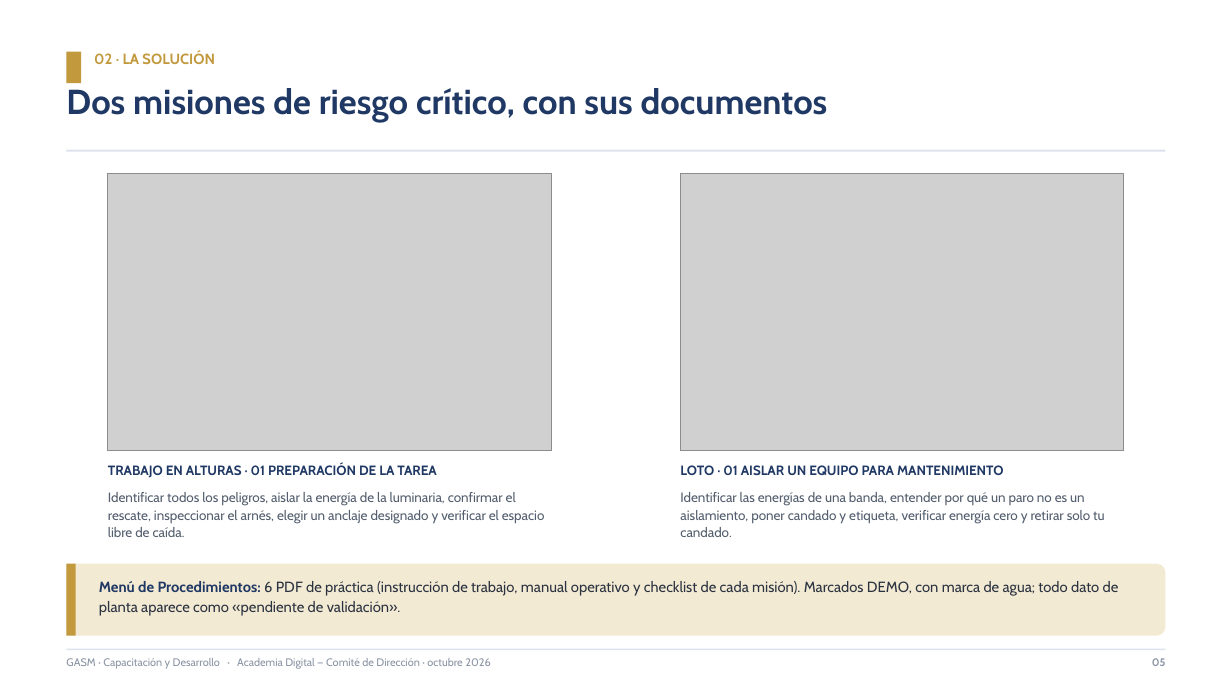
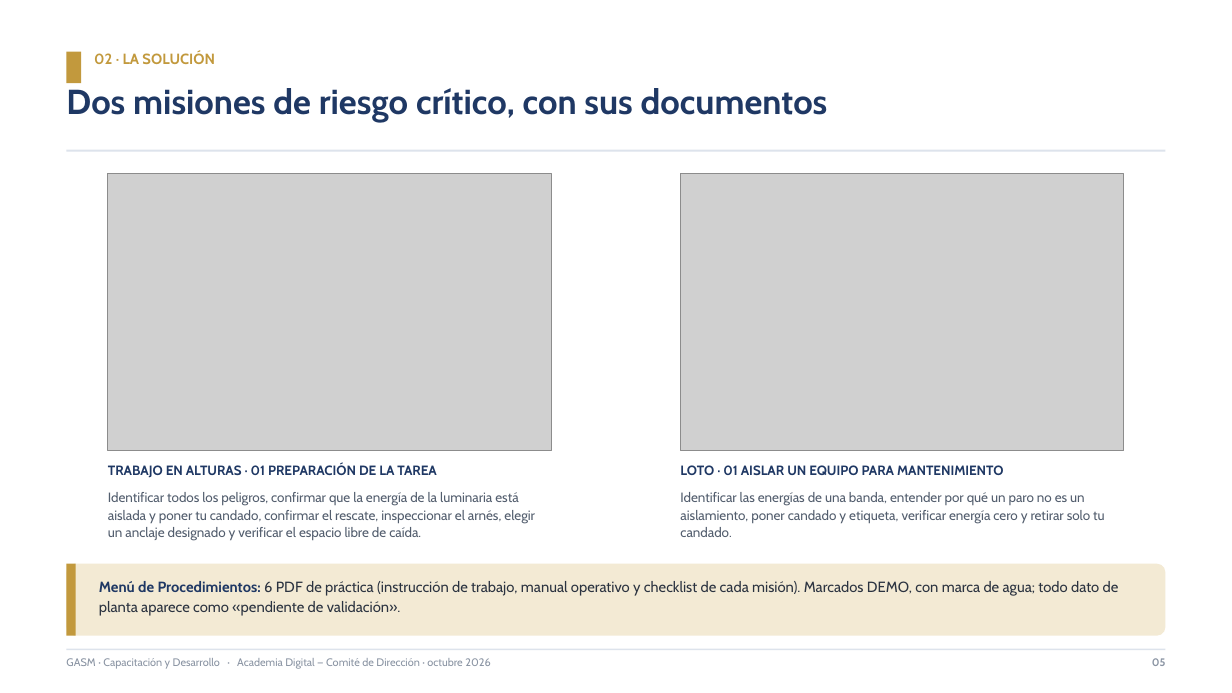
Before and after one commit to diegocardonaguzman03-maker/HR, a slide deck: slide 5 of entregables/2026-10-08-presentacion-comite/academia-digital-misiones-comite.pptx. Drawn at 1232x693 pixels with LibreOffice and Linux fonts; fonts in the diff are those of the drawing; grey boxes stand for pictures. Boxes give left, top, right and bottom in pixels: in the first picture for what was removed or moved away, otherwise in the second. Text is boxed around its words. In the diff, an @@ line names an element or a change of style, - is before the commit and + after.

```diff
--- a/entregables/2026-10-08-presentacion-comite/academia-digital-misiones-comite.pptx
+++ b/entregables/2026-10-08-presentacion-comite/academia-digital-misiones-comite.pptx
@@ text at <box>108,492,535,540</box>: text changed @@
-Identificar todos los peligros, aislar la energía de la luminaria, confirmar el rescate, inspeccionar el arnés, elegir un anclaje designado y verificar el espacio libre de caída.
+Identificar todos los peligros, confirmar que la energía de la luminaria está aislada y poner tu candado, confirmar el rescate, inspeccionar el arnés, elegir un anclaje designado y verificar el espacio libre de caída.
```
Also in this commit, not shown: 9 other slides changed.
